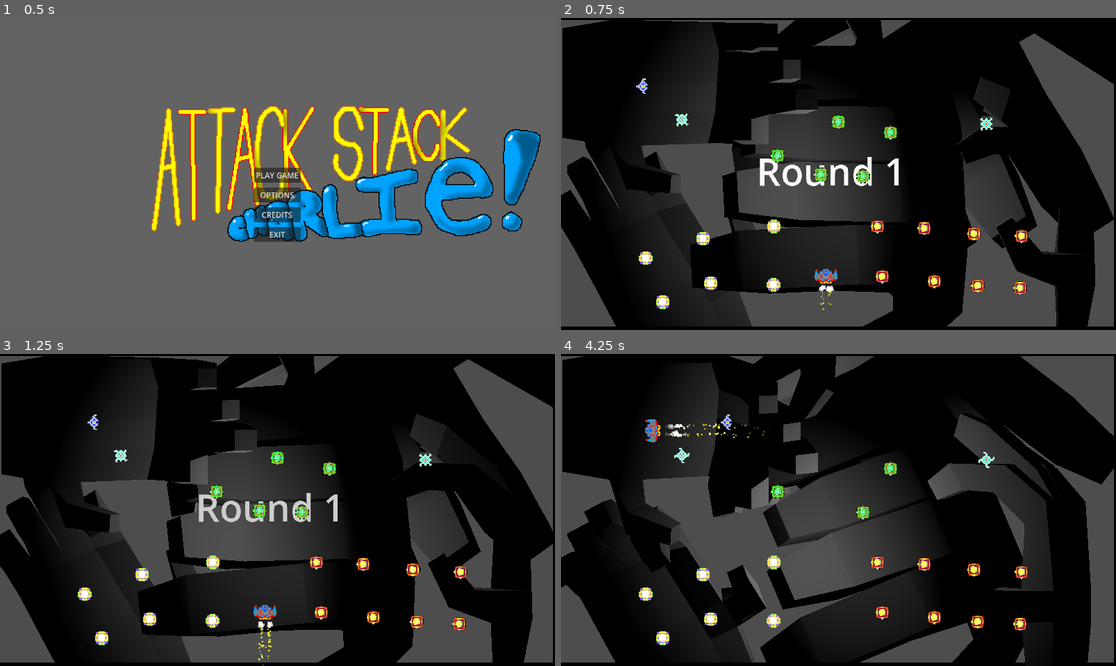
Above: before the commit, frames 1-4 (two rows, left to right).
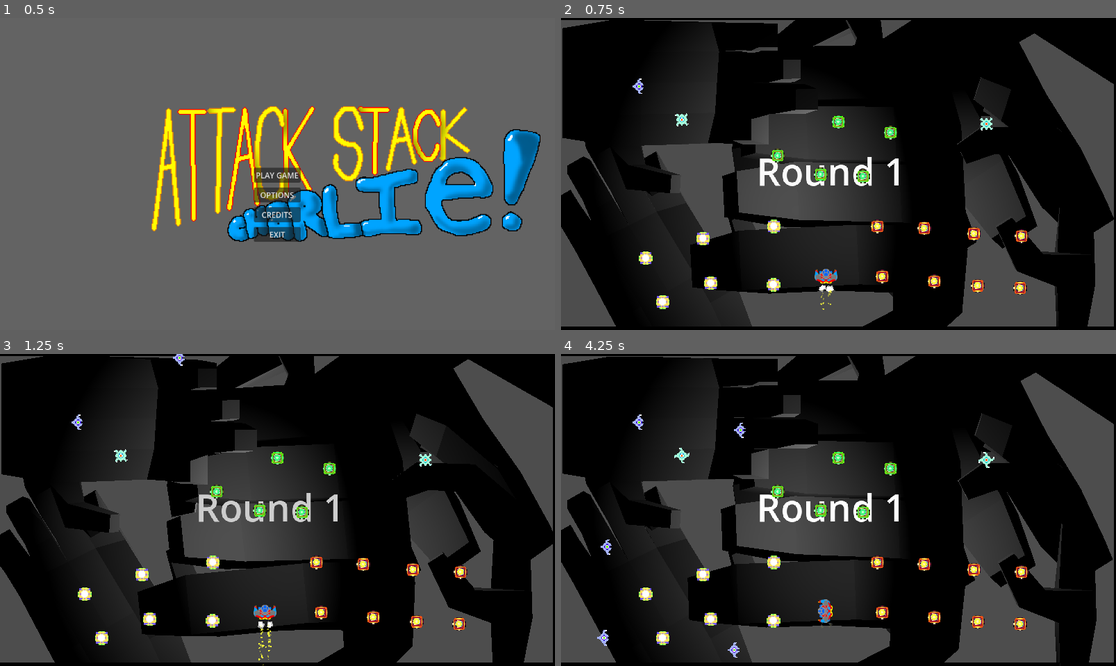
Above: after the commit, the same moments.

Repository: gamkedo-la/AttackStackCharlie
Game: Godot game, scene res://UI/MainMenu/main_menu.tscn
Two runs of this game, one before a commit and one after it. Both use one fixed random seed, a clock stepped at 60 frames per second and the inputs below.
Inputs:
- Up to frame 1 (0.5 s): no input
- Up to frame 2 (0.75 s): click "PLAY GAME" at 0.5 s
- Up to frame 3 (1.25 s): no input
- Up to frame 4 (4.25 s): hold Space (shoot) 1.28-2.03 s; hold W (move up) 1.28-2.78 s; tap Space (shoot) at 2.1, 3.6 s; hold Space (shoot) 2.78-3.53 s; hold A (move left) from 2.78 s (still down)

Frame 1 is identical in both runs. In frame 2, less than 0.1% of the frame differs, in the area x 12-16%, y 19-25%; in frame 3, 0.1%; in frame 4, 35%, in the area x 0-100%, y 0-99%.

Commit message:
Enemies spawn from edges (calculated sides instead of in-scene boundary references)

Diff:
--- a/Enemies/Enemy.gd
+++ b/Enemies/Enemy.gd
@@ -15,6 +15,5 @@
 	pass
 
 func _on_projectile_detector_area_entered(area):
-	print('Hit')
 	queue_free()
 	pass # Replace with function body.
--- /dev/null
+++ b/Enemies/EnemyEdgeSpawning.gd
@@ -0,0 +1,42 @@
+extends Node2D
+
+var enemy_scene = preload("res://Enemies/EvilSlider.tscn")
+var max_enemies = 5
+
+func _ready():
+	spawn_loop()
+
+func spawn_loop():
+	while true:
+		var delay_time = randf_range(0.25, 0.75)
+		var timer = get_tree().create_timer(delay_time)
+		await timer.timeout
+		if get_node_count() < max_enemies:
+			spawn_enemy_at_random_edge()
+
+func get_node_count():
+	return get_tree().get_nodes_in_group("enemies").size()
+
+func spawn_enemy_at_random_edge():
+	var viewport_size = get_viewport_rect().size
+
+	# Randomly select an edge: 0 = top, 1 = bottom, 2 = left, 3 = right
+	var edge = randi() % 4
+	var spawn_position = Vector2()
+	var enemy = enemy_scene.instantiate()
+	match edge:
+		0: # Top
+			enemy.setDirection(Vector2.DOWN)
+			spawn_position = Vector2(randf() * viewport_size.x, 0)
+		1: # Bottom
+			enemy.setDirection(Vector2.UP)
+			spawn_position = Vector2(randf() * viewport_size.x, viewport_size.y)
+		2: # Left
+			enemy.setDirection(Vector2.RIGHT)
+			spawn_position = Vector2(0, randf() * viewport_size.y)
+		3: # Right
+			enemy.setDirection(Vector2.LEFT)
+			spawn_position = Vector2(viewport_size.x, randf() * viewport_size.y)
+	enemy.global_position = spawn_position
+	enemy.add_to_group("enemies")
+	get_tree().root.add_child(enemy)
--- a/Enemies/EvilSlider.gd
+++ b/Enemies/EvilSlider.gd
@@ -1,7 +1,6 @@
-extends Enemy
+extends "res://Enemies/Enemy.gd"
 
 func _ready():
-	setDirection(Vector2.RIGHT)
 	pass
 
 func _process(delta):
--- a/Enemies/EvilSpikes.gd
+++ b/Enemies/EvilSpikes.gd
@@ -1,4 +1,4 @@
-extends Enemy
+extends "res://Enemies/Enemy.gd"
 
 func _ready():
 	pass
--- a/Levels/MainPlay.tscn
+++ b/Levels/MainPlay.tscn
@@ -16,6 +16,7 @@
 [ext_resource type="AudioStream" uid="uid://byeot2c34tyb6" path="res://Raw Source Files/AUDIO/SFX/Sx_EnemyWeapon_Basic_Fire_08.wav" id="9_rk8mk"]
 [ext_resource type="AudioStream" uid="uid://58f3fauypuul" path="res://Raw Source Files/AUDIO/SFX/Sx_EnemyWeapon_Basic_Fire_09.wav" id="10_a6mra"]
 [ext_resource type="AudioStream" uid="uid://dxgt70jp13sar" path="res://Raw Source Files/AUDIO/SFX/Sx_EnemyWeapon_Basic_Fire_10.wav" id="11_m2ddn"]
+[ext_resource type="Script" path="res://Enemies/EnemyEdgeSpawning.gd" id="13_fc6v7"]
 [ext_resource type="PackedScene" uid="uid://cj7rg0xhytvee" path="res://Enemies/EvilSpikes.tscn" id="14_s5mp3"]
 [ext_resource type="PackedScene" uid="uid://b84bpkxpn18yb" path="res://Powerups/UpgradeShot_Range.tscn" id="16_kxsc8"]
 [ext_resource type="PackedScene" uid="uid://cfc6nu2yaw6cd" path="res://Enemies/EvilSlider.tscn" id="19_vgg0c"]
@@ -60,6 +61,15 @@
 [node name="SX_PlayShootBasic" type="AudioStreamPlayer" parent="Player"]
 stream = SubResource("AudioStreamRandomizer_hpqqt")
 
+[node name="Enemies" type="Node2D" parent="."]
+script = ExtResource("13_fc6v7")
+
+[node name="EvilSpikes" parent="Enemies" instance=ExtResource("14_s5mp3")]
+position = Vector2(251, 211)
+
+[node name="EvilSpikes2" parent="Enemies" instance=ExtResource("14_s5mp3")]
+position = Vector2(883, 220)
+
 [node name="Boundaries" type="StaticBody2D" parent="."]
 
 [node name="Top" type="CollisionShape2D" parent="Boundaries"]
@@ -121,14 +131,6 @@
 
 [node name="Powerup14" parent="PowerupsTest" instance=ExtResource("2_4aj01")]
 position = Vector2(211, 590)
-
-[node name="Enemies" type="Node2D" parent="."]
-
-[node name="EvilSpikes" parent="Enemies" instance=ExtResource("14_s5mp3")]
-position = Vector2(251, 211)
-
-[node name="EvilSpikes2" parent="Enemies" instance=ExtResource("14_s5mp3")]
-position = Vector2(883, 220)
 
 [node name="3D background scene" type="Node" parent="."]
 
--- a/Player/player.gd
+++ b/Player/player.gd
@@ -68,7 +68,7 @@
 
 func upgradeShot(type):
 	shot_levels_dict[type] = min(MAX_LEVELS - 1, shot_levels_dict[type] + 1)
-	print(shot_levels_dict)
+	# print(shot_levels_dict)
 
 
 func fire():
@@ -104,7 +104,7 @@
 			PlayerVars.player_shield -= 1
 			pass
 		PlayerVars.player_health -= 1
-		print("Player damaged, current player health: ", PlayerVars.player_health)
+		# print("Player damaged, current player health: ", PlayerVars.player_health)
 		if PlayerVars.player_health <= 0:
 			# Will need to be substituted for a signal or a call to whatever we actually want to do on death
 			SceneManager.RestartScene()
@@ -112,5 +112,5 @@
 		pass
 
 func _on_enemy_detector_area_entered(area):
-	print("Enemy Detected, current player health: ", PlayerVars.player_health)
+	# print("Enemy Detected, current player health: ", PlayerVars.player_health)
 	_damage_player()
--- a/PlayerShots/ShotBasic.gd
+++ b/PlayerShots/ShotBasic.gd
@@ -28,6 +28,5 @@
 
 
 func _on_area_entered(area):
-	print('Hit Object')
 	queue_free()
 	pass # Replace with function body.
Not shown: 1 places in Levels/MainPlay.tscn that only renumber resources
